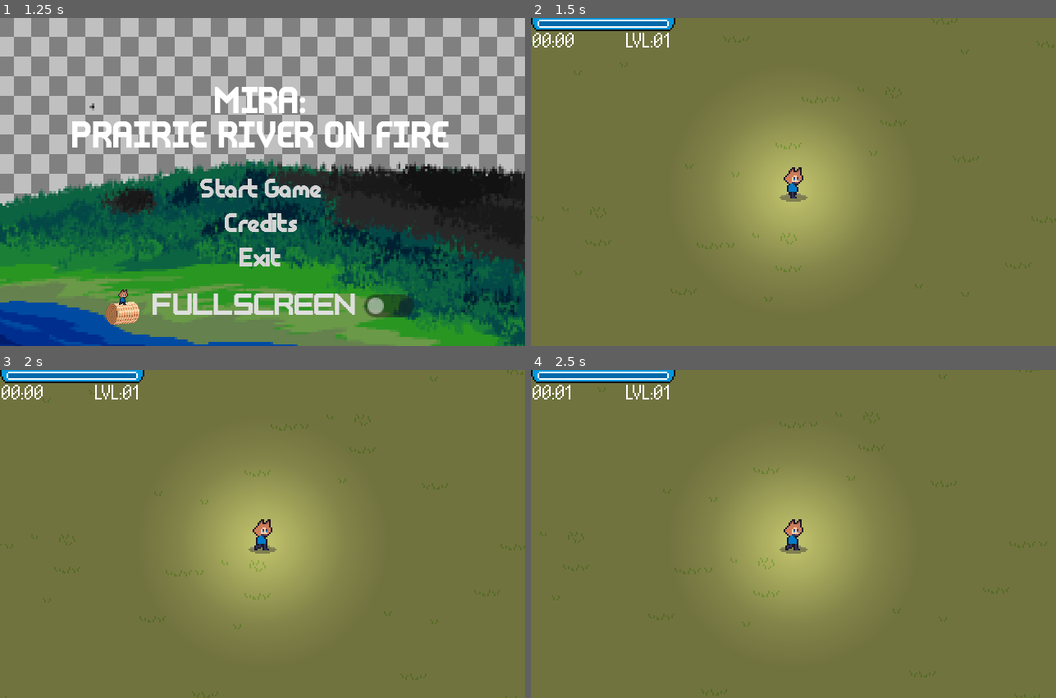
Above: before the commit, frames 1-4 (two rows, left to right).
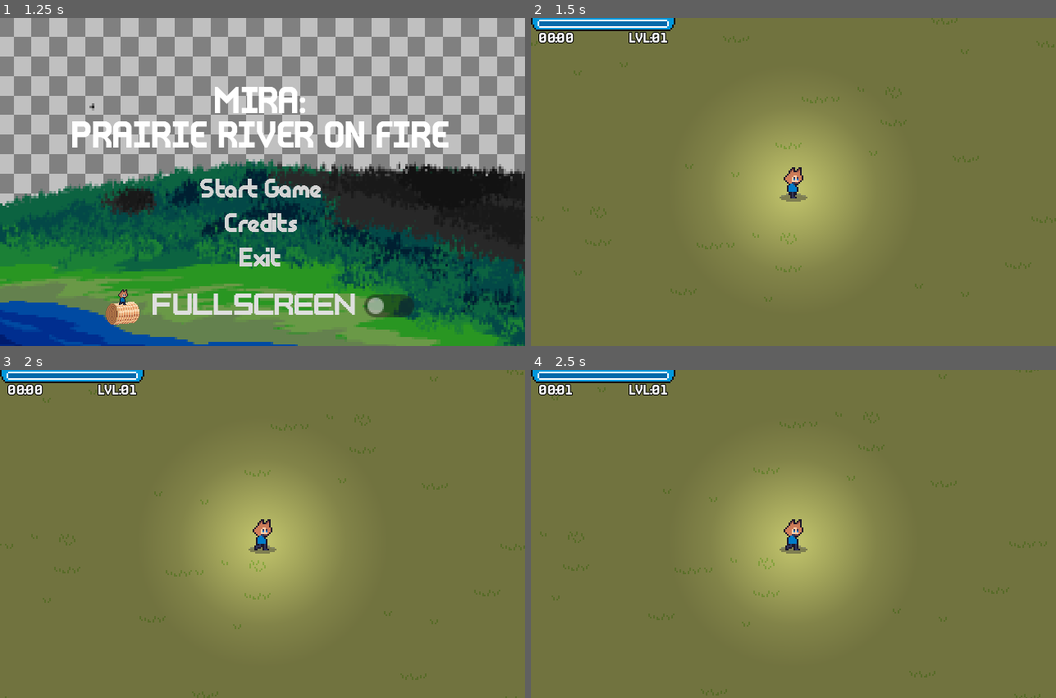
Above: after the commit, the same moments.

Repository: ColtonPhillips/its-spreading
Game: Godot game, scene res://scenes/gui/main_menu/main_menu.tscn
Same seed, same stepped clock (60 frames per second), same inputs: the game is played once before the commit and once after it. Sound files missing from this copy of the repository are replaced by a short silence.
Inputs:
- Up to frame 1 (1.25 s): hold D (move_right) from 0.53 s (still down)
- Up to frame 2 (1.5 s): tap Enter at 1.25 s; release D (move_right) at 1.28 s; hold S (move_down) from 1.28 s (still down)
- Up to frame 3 (2 s): keep holding S (move_down)
- Up to frame 4 (2.5 s): release S (move_down) at 2.03 s; hold D (move_right) from 2.03 s (still down)

Frame 1 is identical in both runs. In frame 2, 0.5% of the frame differs, in the area x 0-27%, y 4-9%; in frame 3, 0.5%; in frame 4, 0.5%.

Commit message:
gui polishj

Diff:
--- a/scenes/gui/gameplay/gui_gameplay.tscn
+++ b/scenes/gui/gameplay/gui_gameplay.tscn
@@ -12,12 +12,12 @@
 [node name="ExpBarComponent" parent="." instance=ExtResource("1_c74ic")]
 
 [node name="StopwatchCompoent" parent="." instance=ExtResource("3_3krq4")]
-offset = Vector2(1, 9)
-transform = Transform2D(1, 0, 0, 1, 1, 9)
+offset = Vector2(5, 9)
+transform = Transform2D(1, 0, 0, 1, 5, 9)
 
 [node name="LevelLabelComponent" parent="." instance=ExtResource("4_q73xd")]
-offset = Vector2(58, 9)
-transform = Transform2D(1, 0, 0, 1, 58, 9)
+offset = Vector2(60, 9)
+transform = Transform2D(1, 0, 0, 1, 60, 9)
 
 [node name="PauseMenu" parent="." instance=ExtResource("5_wdcqs")]
 visible = false
--- a/scenes/gui/gameplay/level_label_component.tscn
+++ b/scenes/gui/gameplay/level_label_component.tscn
@@ -1,17 +1,20 @@
 [gd_scene load_steps=4 format=3 uid="uid://dv8xddaxna8oj"]
 
 [ext_resource type="Script" path="res://scenes/gui/gameplay/level_label_component.gd" id="1_iknci"]
-[ext_resource type="FontFile" uid="uid://c2aksi4rm4nso" path="res://res/font/ttf/lowres/ChevyRay - Magic Book.ttf" id="2_m3m53"]
+[ext_resource type="FontFile" uid="uid://bsgwxsvilbma6" path="res://res/font/ttf/highres/ChevyRay - Rise.ttf" id="2_ptipv"]
 
 [sub_resource type="LabelSettings" id="LabelSettings_m7nsh"]
-font = ExtResource("2_m3m53")
-font_size = 12
+font = ExtResource("2_ptipv")
+font_size = 6
+outline_size = 2
+outline_color = Color(0, 0, 0, 1)
 
 [node name="LevelLabelComponent" type="CanvasLayer"]
 script = ExtResource("1_iknci")
 
 [node name="levelLabel" type="Label" parent="."]
-offset_right = 41.0
-offset_bottom = 13.0
+offset_right = 19.0
+offset_bottom = 7.0
 text = "LVL:1"
 label_settings = SubResource("LabelSettings_m7nsh")
+horizontal_alignment = 2
--- a/scenes/gui/gameplay/stopwatch_component.tscn
+++ b/scenes/gui/gameplay/stopwatch_component.tscn
@@ -1,17 +1,19 @@
 [gd_scene load_steps=4 format=3 uid="uid://dlwylpuh7plr2"]
 
 [ext_resource type="Script" path="res://scenes/gui/gameplay/stopwatch_component.gd" id="1_rr4md"]
-[ext_resource type="FontFile" uid="uid://c2aksi4rm4nso" path="res://res/font/ttf/lowres/ChevyRay - Magic Book.ttf" id="2_r0l5b"]
+[ext_resource type="FontFile" uid="uid://bsgwxsvilbma6" path="res://res/font/ttf/highres/ChevyRay - Rise.ttf" id="2_hc5oi"]
 
 [sub_resource type="LabelSettings" id="LabelSettings_beemx"]
-font = ExtResource("2_r0l5b")
-font_size = 12
+font = ExtResource("2_hc5oi")
+font_size = 6
+outline_size = 2
+outline_color = Color(0, 0, 0, 1)
 
 [node name="StopwatchComponent" type="CanvasLayer"]
 script = ExtResource("1_rr4md")
 
 [node name="StopwatchLabel" type="Label" parent="."]
-offset_right = 29.0
-offset_bottom = 15.0
+offset_right = 26.0
+offset_bottom = 9.0
 text = "10:59"
 label_settings = SubResource("LabelSettings_beemx")
